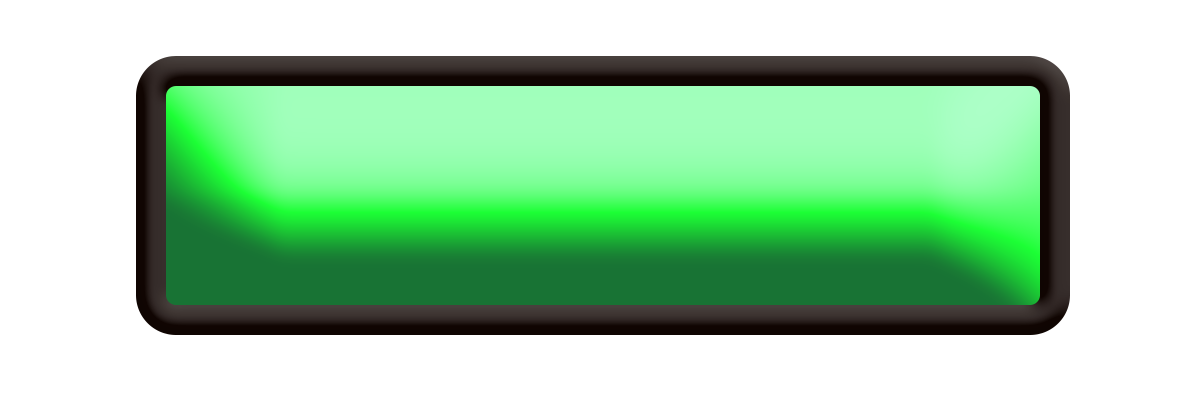
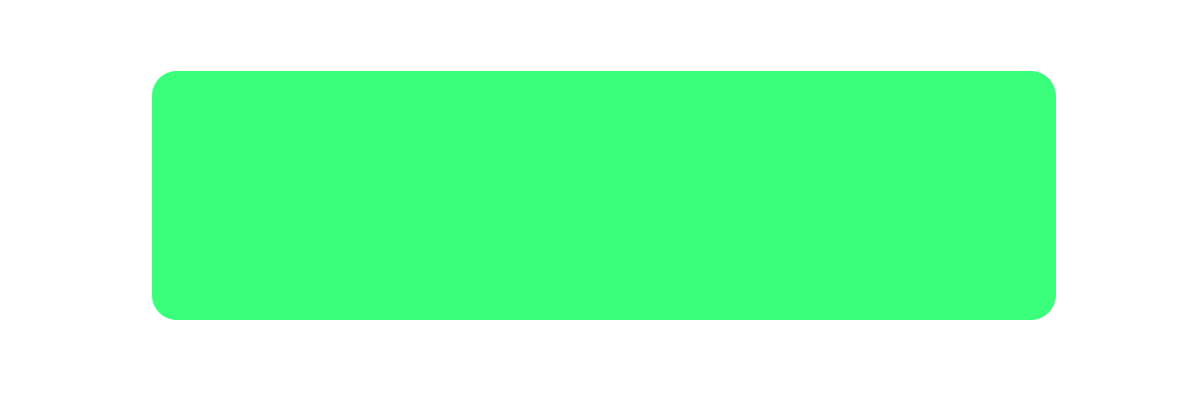
Comparing the layer stacks of the two 1200x400 images. Changes:
hid "Rectangle 1" (1st of 3) over [136,56,1070,335]
hid "Rectangle 1" (2nd of 3) over [161,78,1052,316]
